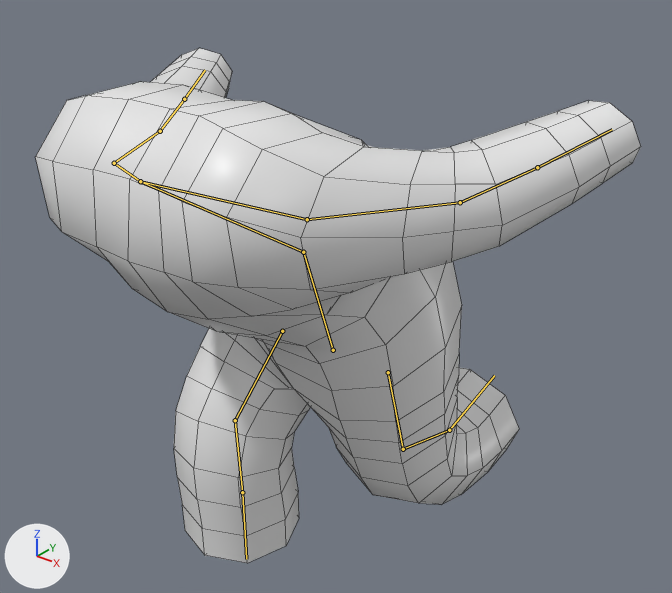
A saved change to the FBX model Assets/Gameplay/Minions/minion.fbx.
Both versions are drawn from a 50 mm lens placed at (2.41, -2.98, 3.1), pointed at (0.03, -0.01, 1.25). Every picture has the same lights, and +X, +Y and +Z are marked at lower left. Both versions are drawn at frame 10 of the action 'Sprinting'; the numbers are the values there. The bones that bend it are drawn over the model as lines. Mesh edges are drawn as thin lines.

Objects in the first picture: 'Minion'.
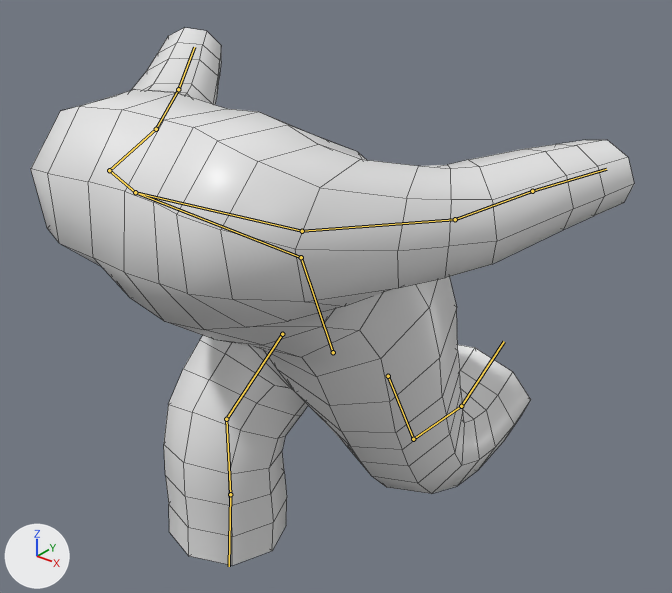
The edits, one by one:
Bone 'Base' (bone_base) moves from (0.0, -0.126, 0.0) to (0.0, -0.14, 0.0).
Bone 'Base' (bone_base) turns from (19, 0, 0) to (21, 0, 0) degrees about its own x, y and z.
Bone 'Head' (bone_head) turns from (38, 0, 0) to (37, 0, 0) degrees about its own x, y and z.
Bone 'Head R' (bone_head_r) turns from (-7, 11, -1) to (-6, 10, -1) degrees about its own x, y and z.
Bone 'ArmUpper R' (bone_armupper_r) turns from (-16, 9, -1) to (-14, 8, -1) degrees about its own x, y and z.
Bone 'ArmMid R' (bone_armmid_r) turns from (-17, 8, -1) to (-14, 7, -1) degrees about its own x, y and z.
Bone 'ArmLow R' (bone_armlow_r) turns from (-4, 2, 0) to (3, -2, 0) degrees about its own x, y and z.
Bone 'Head L' (bone_head_l) turns from (-6, -10, 1) to (-7, -11, 1) degrees about its own x, y and z.
Bone 'ArmUpper L' (bone_armupper_l) turns from (-15, -8, 1) to (-17, -10, 1) degrees about its own x, y and z.
Bone 'ArmMid L' (bone_armmid_l) turns from (-15, -7, 1) to (-18, -8, 1) degrees about its own x, y and z.
Bone 'ArmLow L' (bone_armlow_l) turns from (0, 0, 0) to (-7, -4, 0) degrees about its own x, y and z.
Bone 'LegUpper R' (bone_legupper_r) moves from (0.0, 0.169, 0.016) to (0.0, 0.187, 0.017).
Bone 'LegUpper R' (bone_legupper_r) turns from (3, 2, -14) to (3, 4, -24) degrees about its own x, y and z.
Bone 'LegMid R' (bone_legmid_r) turns from (-1, 1, -61) to (-1, 1, -62) degrees about its own x, y and z.
Bone 'LegUpper L' (bone_legupper_l) moves from (0.0, 0.169, -0.016) to (0.0, 0.187, -0.018).
Bone 'LegUpper L' (bone_legupper_l) turns from (0, 0, 40) to (1, 1, 49) degrees about its own x, y and z.
Bone 'LegMid L' (bone_legmid_l) turns from (-3, 0, -42) to (-3, 0, -47) degrees about its own x, y and z.
Bone 'LegLower L' (bone_leglower_l) turns from (1, 0, 2) to (1, 0, 4) degrees about its own x, y and z.

Where the change shows, as pixel boxes (x1, y1, x2, y2) in the pictures (672 x 593 px):
'Minion', posed: before (35, 48, 641, 563); after (31, 28, 634, 565)
bone 'Base', root to tip: before (333, 350) to (303, 252); after (333, 352) to (301, 257)
bone 'Head', root to tip: before (303, 252) to (140, 181); after (301, 257) to (135, 192)
bone 'Head R', root to tip: before (140, 181) to (307, 219); after (135, 192) to (302, 231)
bone 'ArmUpper R', root to tip: before (307, 219) to (460, 202); after (302, 231) to (455, 219)
bone 'ArmMid R', root to tip: before (460, 202) to (537, 167); after (455, 219) to (532, 191)
bone 'ArmLow R', root to tip: before (537, 167) to (612, 129); after (532, 191) to (606, 169)
bone 'Head L', root to tip: before (140, 181) to (114, 163); after (135, 192) to (109, 170)
bone 'ArmUpper L', root to tip: before (114, 163) to (160, 131); after (109, 170) to (156, 129)
bone 'ArmMid L', root to tip: before (160, 131) to (184, 99); after (156, 129) to (178, 89)
bone 'ArmLow L', root to tip: before (184, 99) to (205, 70); after (178, 89) to (194, 47)
bone 'LegUpper R', root to tip: before (388, 372) to (403, 449); after (388, 376) to (413, 439)
bone 'LegMid R', root to tip: before (403, 449) to (449, 430); after (413, 439) to (461, 406)
bone 'LegUpper L', root to tip: before (282, 331) to (235, 420); after (282, 334) to (226, 419)
bone 'LegMid L', root to tip: before (235, 420) to (242, 492); after (226, 419) to (230, 494)
bone 'LegLower L', root to tip: before (242, 492) to (246, 559); after (230, 494) to (229, 566)
